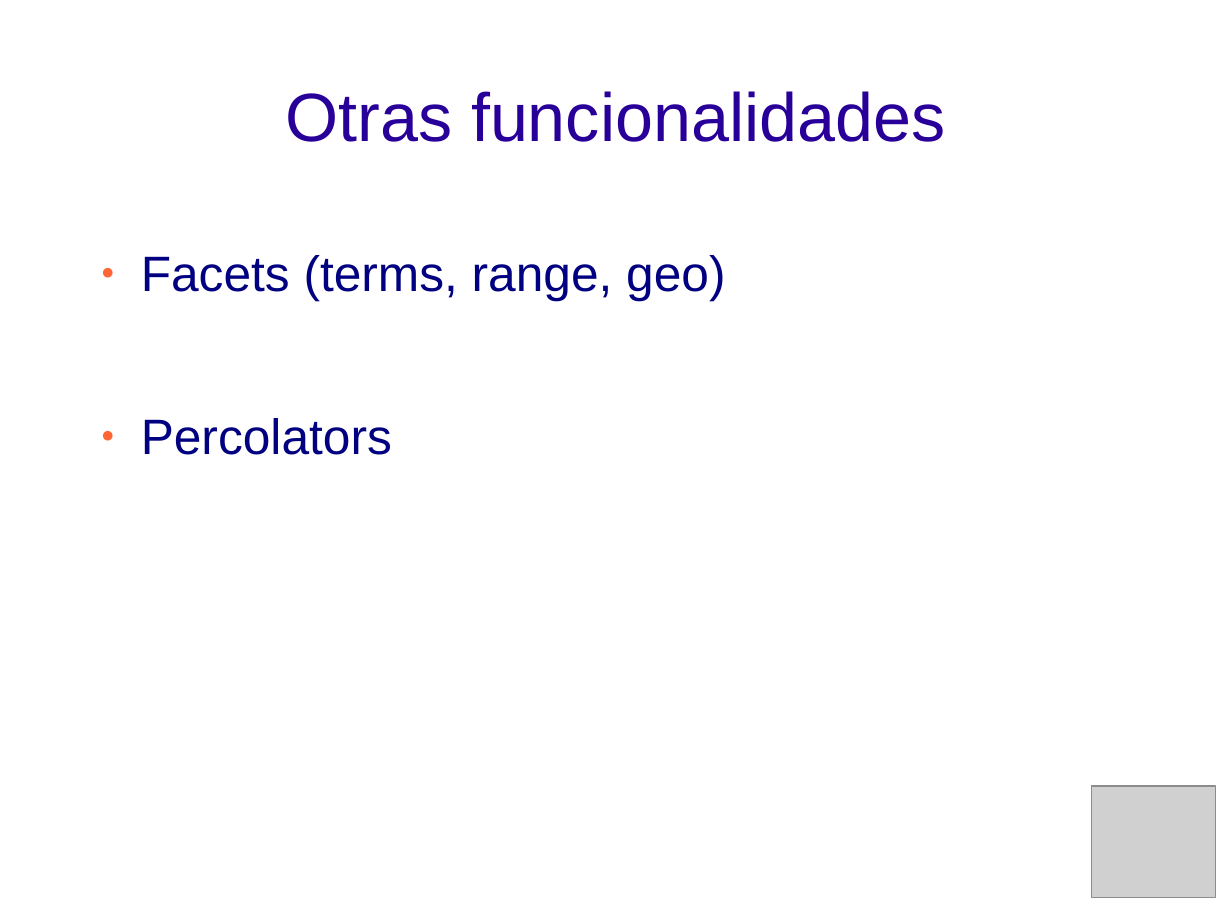
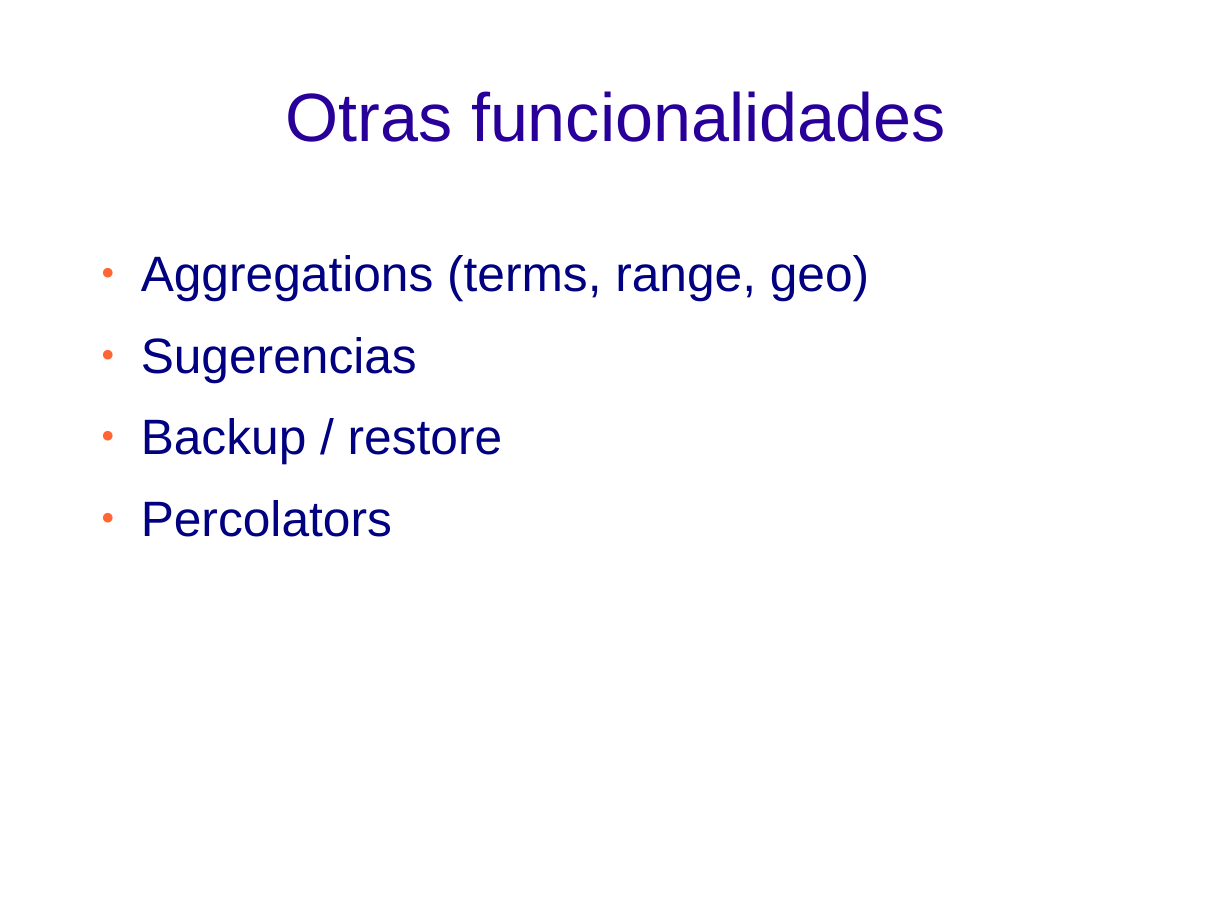
Before and after one commit to davidsf/charla_elasticsearch, a slide deck: slide 12 of elasticsearch.odp (slide 7 before the commit). Drawn at 1232x924 pixels with LibreOffice and Linux fonts; fonts in the diff are those of the drawing; grey boxes stand for pictures; background and template pictures are left out. Boxes give left, top, right and bottom in pixels: in the first picture for what was removed or moved away, otherwise in the second. Text is boxed around its words. In the diff, an @@ line names an element or a change of style, - is before the commit and + after.

```diff
--- a/elasticsearch.odp
+++ b/elasticsearch.odp
@@ text at (141, 255, 869, 464): text changed @@
-● Facets (terms, range, geo)
+● Aggregations (terms, range, geo)
+● Sugerencias
+● Backup / restore
@@ picture removed at (1091, 786, 1215, 898) @@
```
Also in this commit, not shown: 6 other slides changed, 10 slides added, 3 slides removed.
